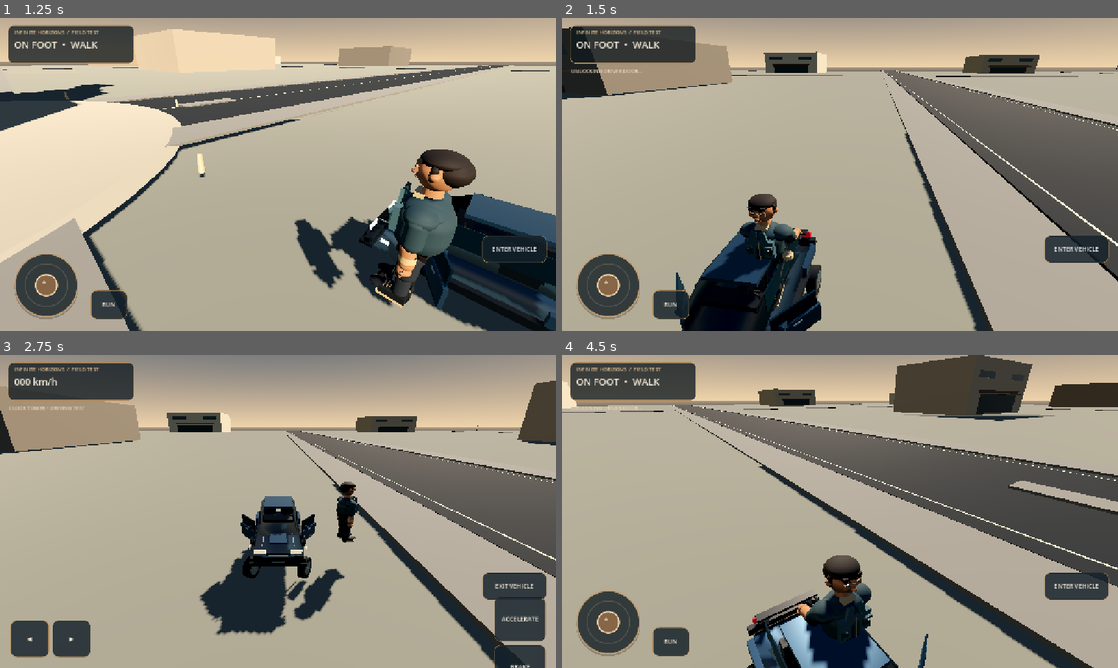
Above: before the commit, frames 1-4 (two rows, left to right).
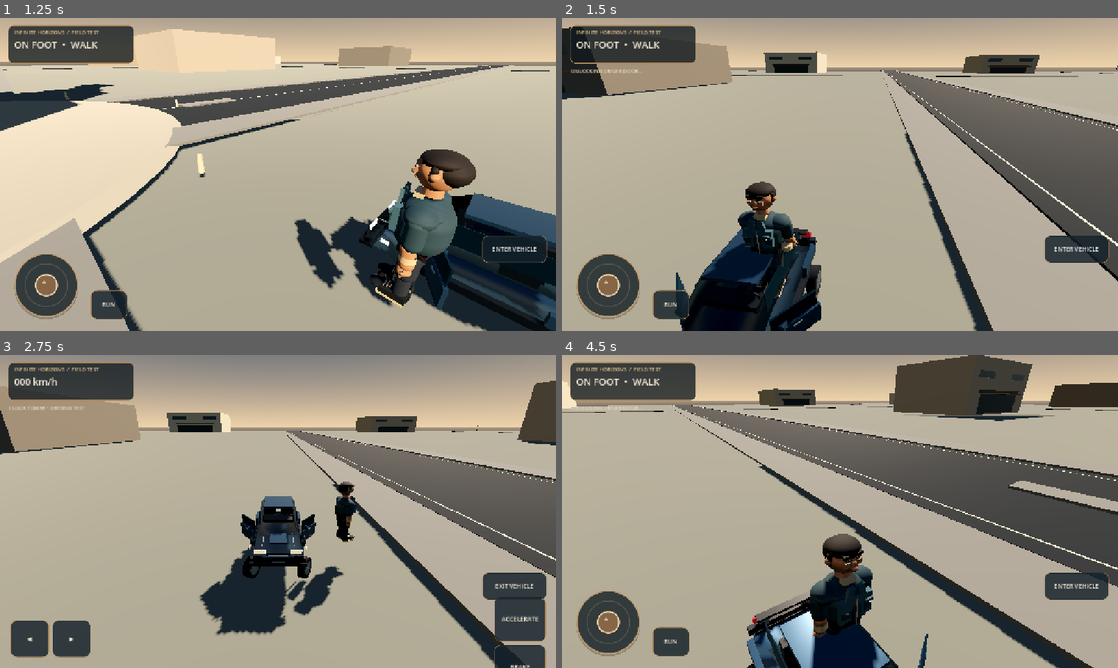
Above: after the commit, the same moments.

Repository: strideproject77-lgtm/Hill-Climb
Game: Godot game, scene res://scenes/main.tscn
The game is run twice, just before and just after one commit, with the same random seed, the same clock (stepped at 60 frames per second) and the same inputs.
Inputs (mouse positions are in pixels of both pictures, inside the frame that each line leads up to):
- Up to frame 1 (1.25 s): click "ENTER VEHICLE" at 0.5 s
- Up to frame 2 (1.5 s): click "ENTER VEHICLE" at 1.25 s
- Up to frame 3 (2.75 s): tap Enter at 2 s; move the mouse to (400, 495) at 2.02 s; hold Right from 2.03 s (still down); tap E at 2.1 s; click (400, 495) at 2.17 s
- Up to frame 4 (4.5 s): release Right at 2.75 s; drag from (728, 527) to (812, 574) at 2.77 s; move the mouse to (895, 442) at 3.52 s; hold Right 3.53-4.25 s; tap E at 3.6 s; drag from (812, 574) to (673, 464) at 4.27 s

Frame 1 is identical in both runs. In frame 2, 1.6% of the frame differs, in the area x 25-44%, y 52-100%; in frame 3, 0.5%; in frame 4, 2.6%, in the area x 42-57%, y 57-100%.

Commit message:
Animate driver seat entry and exit pose transitions

Diff:
--- a/game/scripts/player_character.gd
+++ b/game/scripts/player_character.gd
@@ -46,6 +46,7 @@
 var locomotion_accel := 0.0
 var previous_horizontal_velocity := Vector3.ZERO
 var idle_clock := 0.0
+var seating_tween: Tween
 
 func _ready() -> void:
 	name = "PlayerCharacter"
@@ -65,42 +66,34 @@
 	if not is_instance_valid(visual_root) or not is_instance_valid(vehicle_root):
 		return
 	visual_root.reparent(vehicle_root, true)
-	visual_root.position = seat_position + Vector3(0.0,-0.48,0.0)
+	visual_root.position = seat_position + Vector3(0.0,-0.12,0.0)
 	visual_root.rotation = Vector3.ZERO
 	visual_root.scale = Vector3.ONE
-	# Fold thighs forward and lower legs under the dashboard; bend both
-	# elbows so the hands settle toward the steering wheel.
-	if left_leg:
-		left_leg.rotation.x = 0.92
-	if right_leg:
-		right_leg.rotation.x = 0.92
-	if left_knee:
-		left_knee.rotation.x = -1.18
-	if right_knee:
-		right_knee.rotation.x = -1.18
-	if left_ankle:
-		left_ankle.rotation.x = -0.12
-	if right_ankle:
-		right_ankle.rotation.x = -0.12
-	if left_arm:
-		left_arm.rotation.x = -0.62
-	if right_arm:
-		right_arm.rotation.x = -0.62
-	if left_elbow:
-		left_elbow.rotation.x = -0.72
-	if right_elbow:
-		right_elbow.rotation.x = -0.72
+	if seating_tween and seating_tween.is_running():
+		seating_tween.kill()
+	seating_tween = create_tween().set_parallel(true)
+	seating_tween.set_trans(Tween.TRANS_CUBIC).set_ease(Tween.EASE_IN_OUT)
+	seating_tween.tween_property(visual_root,"position",seat_position + Vector3(0.0,-0.48,0.0),0.38)
+	# Fold legs and bring the forearms forward as the character settles into
+	# the bucket seat; this is an animated procedural pose, not a mocap clip.
+	for limb_data in [[left_leg,0.92],[right_leg,0.92],[left_knee,-1.18],[right_knee,-1.18],[left_ankle,-0.12],[right_ankle,-0.12],[left_arm,-0.62],[right_arm,-0.62],[left_elbow,-0.72],[right_elbow,-0.72]]:
+		var limb: Node3D = limb_data[0]
+		if is_instance_valid(limb):
+			seating_tween.tween_property(limb,"rotation:x",float(limb_data[1]),0.36)
 
 func exit_vehicle_visual(character_root: Node3D) -> void:
 	if not is_instance_valid(visual_root) or not is_instance_valid(character_root):
 		return
 	visual_root.reparent(character_root, true)
-	visual_root.position = Vector3.ZERO
-	visual_root.rotation = Vector3.ZERO
-	visual_root.scale = Vector3.ONE
+	if seating_tween and seating_tween.is_running():
+		seating_tween.kill()
+	visual_root.position.y = -0.48
+	seating_tween = create_tween().set_parallel(true)
+	seating_tween.set_trans(Tween.TRANS_CUBIC).set_ease(Tween.EASE_OUT)
+	seating_tween.tween_property(visual_root,"position",Vector3.ZERO,0.32)
 	for limb in [left_leg,right_leg,left_knee,right_knee,left_ankle,right_ankle,left_arm,right_arm,left_elbow,right_elbow]:
 		if is_instance_valid(limb):
-			limb.rotation = Vector3.ZERO
+			seating_tween.tween_property(limb,"rotation",Vector3.ZERO,0.30)
 
 func _physics_process(delta: float) -> void:
 	var keyboard := Vector2(
